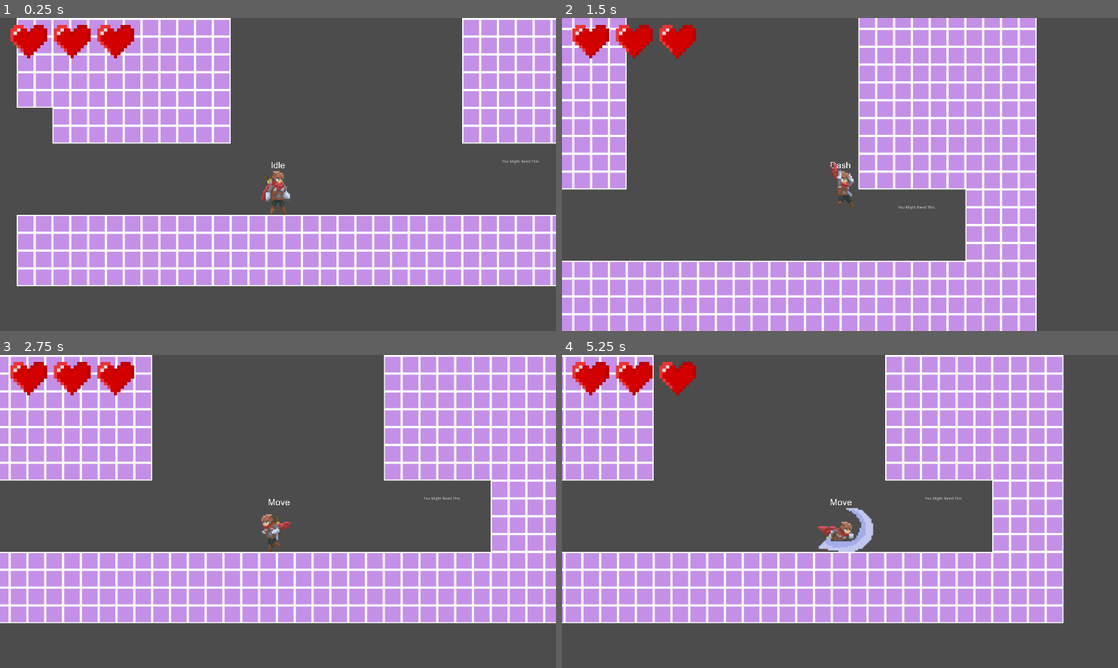
Above: before the commit, frames 1-4 (two rows, left to right).
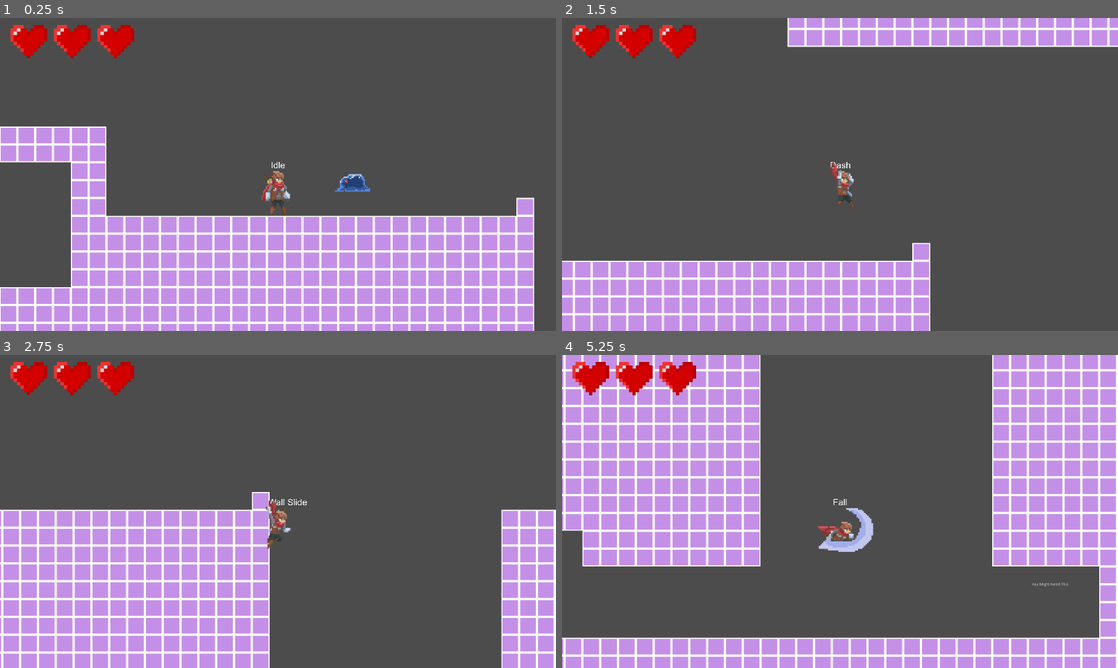
Above: after the commit, the same moments.

Repository: mfudg395/Caverna
Game: Godot game, scene res://src/Level.tscn
The game is run twice, just before and just after one commit, with the same random seed, the same clock (stepped at 60 frames per second) and the same inputs.
Inputs:
- Up to frame 1 (0.25 s): no input
- Up to frame 2 (1.5 s): hold D (move_right) from 0.53 s (still down); tap K (attack) at 0.6 s; tap Space (jump) at 0.77 s; tap J (dash) at 1.35 s
- Up to frame 3 (2.75 s): tap Space (jump) at 1.52 s; release D (move_right) at 2.03 s; hold A (move_left) from 2.03 s (still down); tap K (attack) at 2.1 s
- Up to frame 4 (5.25 s): release A (move_left) at 2.78 s; hold D (move_right) 2.78-4.28 s; tap J (dash) at 2.85, 4.35 s; tap Space (jump) at 3.02, 3.77, 4.52 s; tap K (attack) at 3.6, 5.1 s; hold A (move_left) 4.28-5.03 s; hold D (move_right) from 5.03 s (still down)

The runs differ from the first frame. In frame 1, 44% of the frame differs, in the area x 0-100%, y 0-100%; in frame 2, 32%; in frame 3, 55%; in frame 4, 63%.

Commit message:
moved player next to slime for testing

Diff:
--- a/src/Level.tscn
+++ b/src/Level.tscn
@@ -53,7 +53,7 @@
 text = "You Might Need This"
 
 [node name="Player" parent="." instance=ExtResource( 2 )]
-position = Vector2( 5611, 1927 )
+position = Vector2( 4521, -589 )
 
 [node name="Slime" parent="." instance=ExtResource( 3 )]
 position = Vector2( 4826, -549 )
--- a/src/player/player.gd
+++ b/src/player/player.gd
@@ -56,7 +56,6 @@
 		is_attacking = false
 		animations.stop()
 
-
 func _on_PlayerHurtbox_area_entered(area):
 	if area.is_in_group("Enemy"):
 		current_health -= 1
